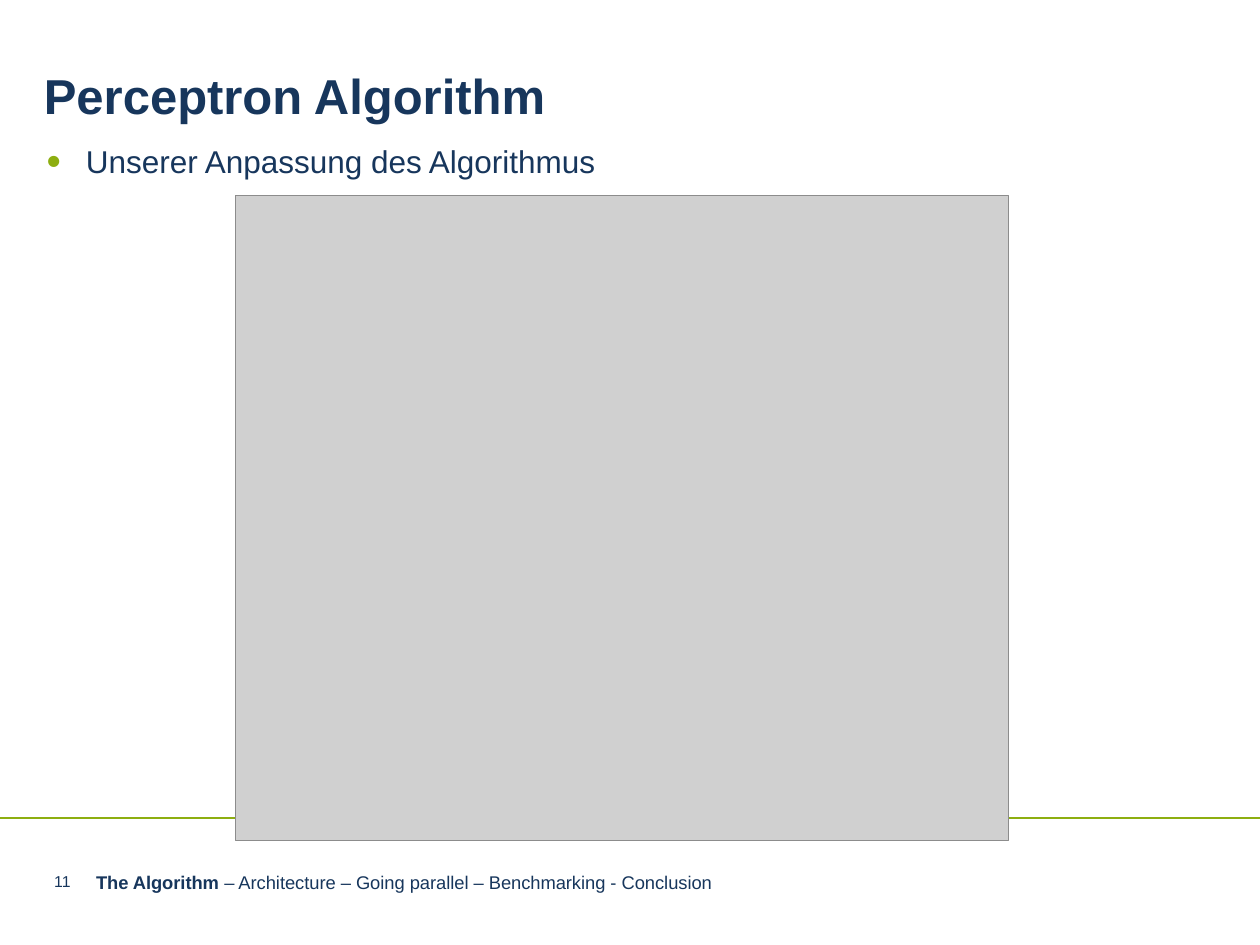
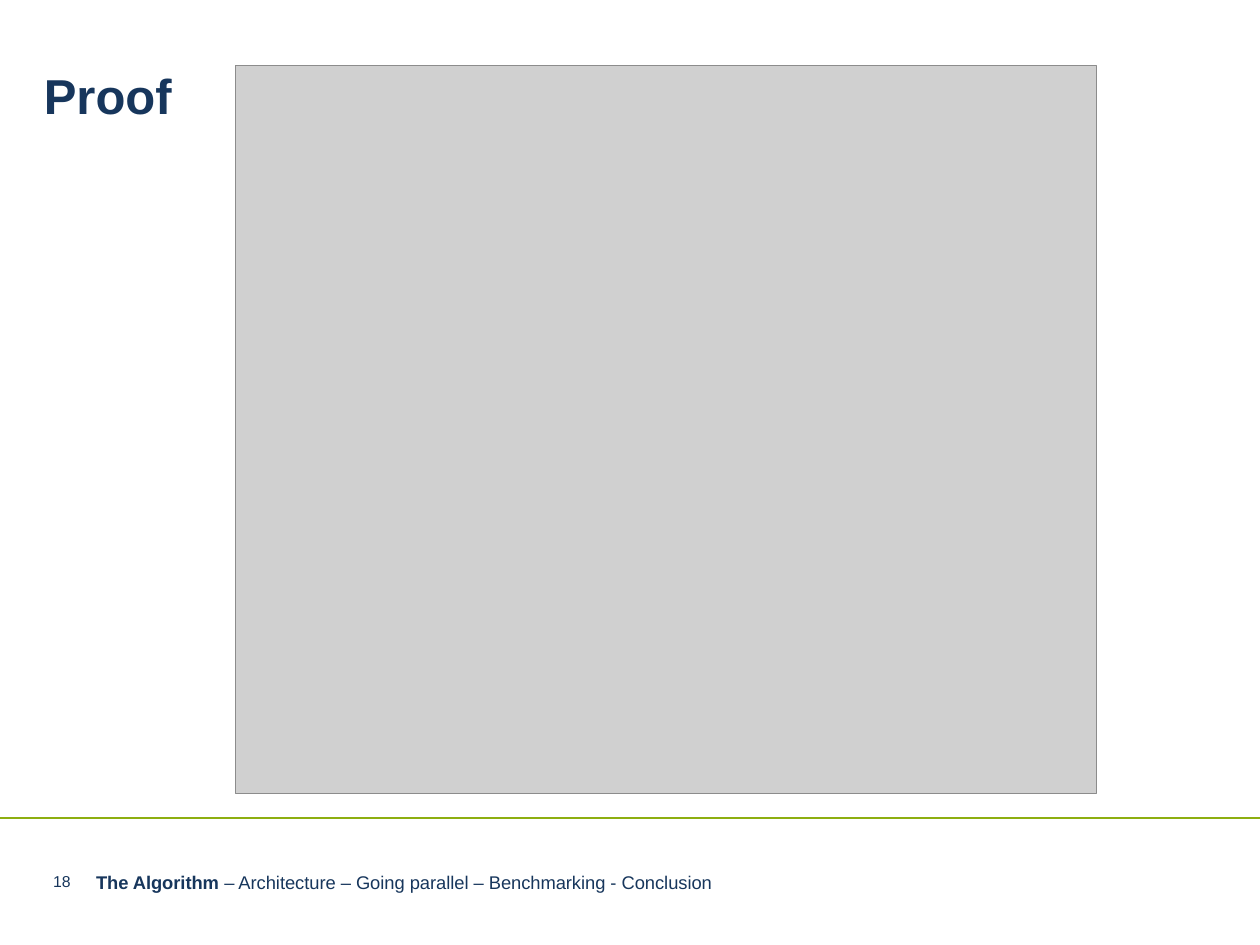
Before and after one commit to LnFlg/Perceptron, a slide deck: slide 18 of Perceptron Algorithm neueres PPT-Format.pptx (slide 11 before the commit). Drawn at 1260x945 pixels with LibreOffice and Linux fonts; fonts in the diff are those of the drawing; grey boxes stand for pictures; background and template pictures are left out. Boxes give left, top, right and bottom in pixels: in the first picture for what was removed or moved away, otherwise in the second. Text is boxed around its words. In the diff, an @@ line names an element or a change of style, - is before the commit and + after.

```diff
--- a/Perceptron Algorithm neueres PPT-Format.pptx
+++ b/Perceptron Algorithm neueres PPT-Format.pptx
@@ text at box(44, 78, 172, 115): text changed @@
-Perceptron Algorithm
+Proof
@@ picture: place and size @@
-picture at box(236, 195, 1008, 840)
+picture at box(236, 66, 1096, 794)
@@ text removed at box(86, 150, 595, 179) @@
-• Unserer Anpassung des Algorithmus
@@ page number at box(53, 876, 71, 887): text changed @@
-11
+18
```
Also in this commit, not shown: 5 other slides changed, 9 slides added.
